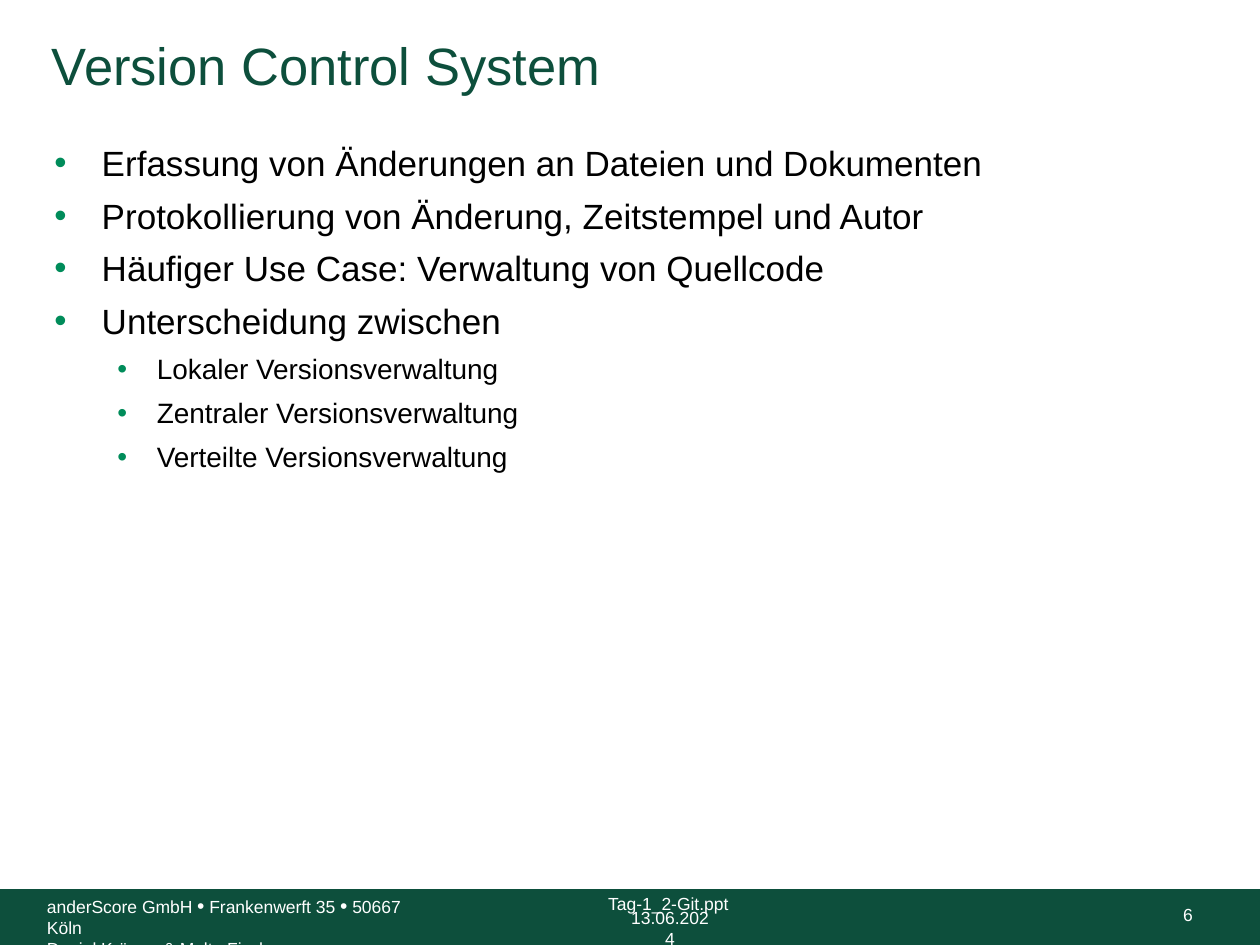
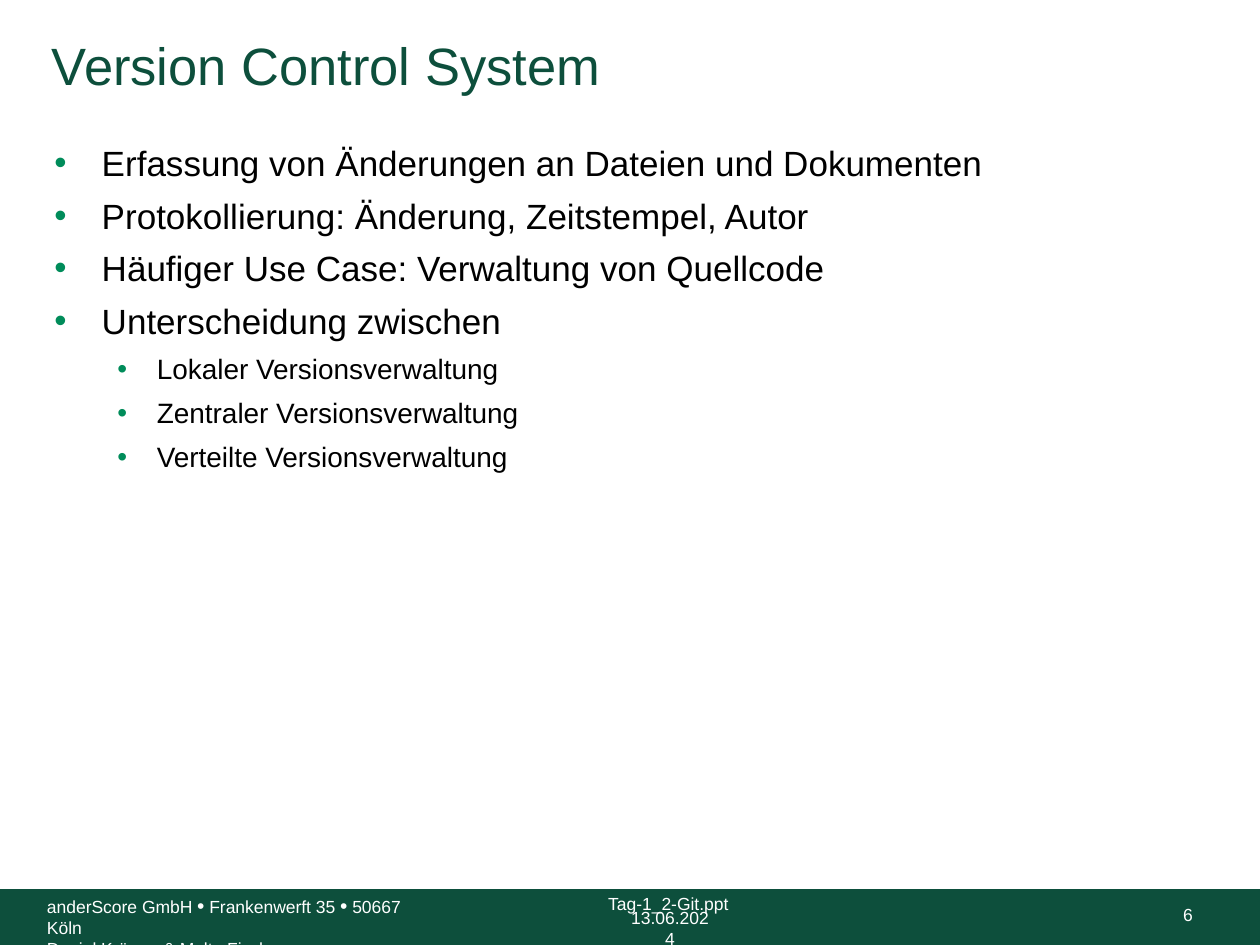
Before and after one commit to anderscore-gmbh/gitlab, a slide deck: slide 6 of slides/Tag-1_2-Git.pptx. Drawn at 1260x945 pixels with LibreOffice and Linux fonts; fonts in the diff are those of the drawing; background and template pictures are left out. Boxes give left, top, right and bottom in pixels: in the first picture for what was removed or moved away, otherwise in the second. Text is boxed around its words. In the diff, an @@ line names an element or a change of style, - is before the commit and + after.

```diff
--- a/slides/Tag-1_2-Git.pptx
+++ b/slides/Tag-1_2-Git.pptx
@@ text at <box>102,200,809,235</box>: text changed @@
-• Protokollierung von Änderung, Zeitstempel und Autor
+• Protokollierung: Änderung, Zeitstempel, Autor
```
Also in this commit, not shown: 12 other slides changed, 5 other files.
